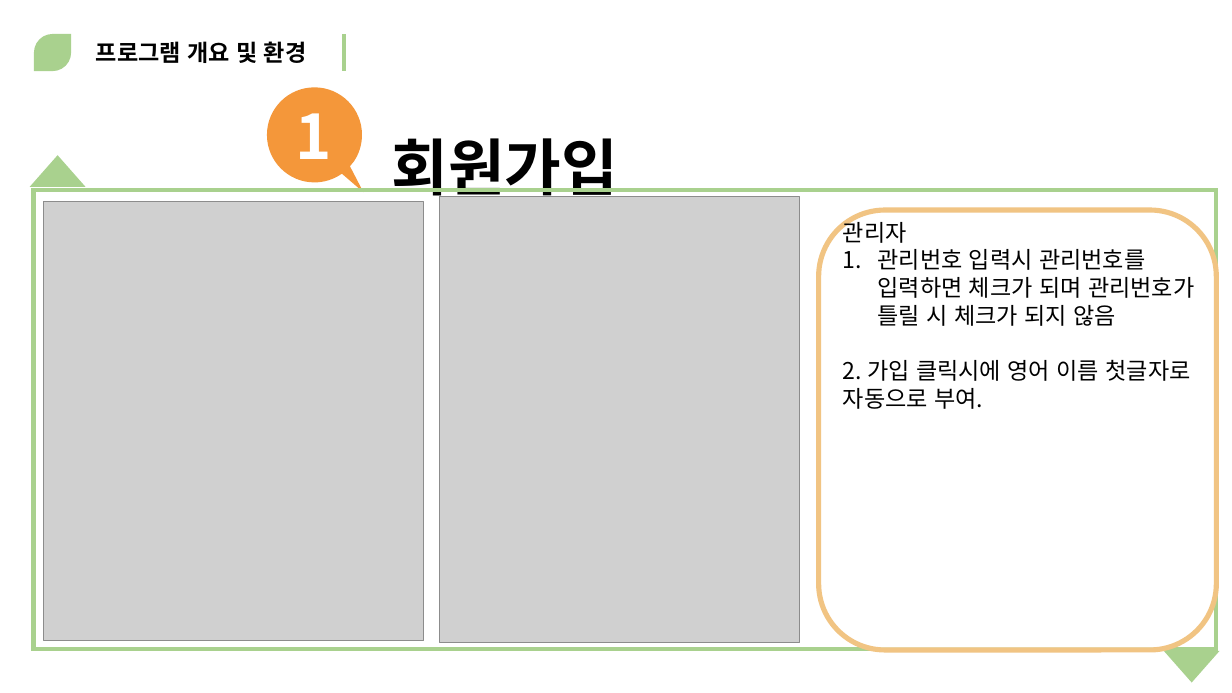
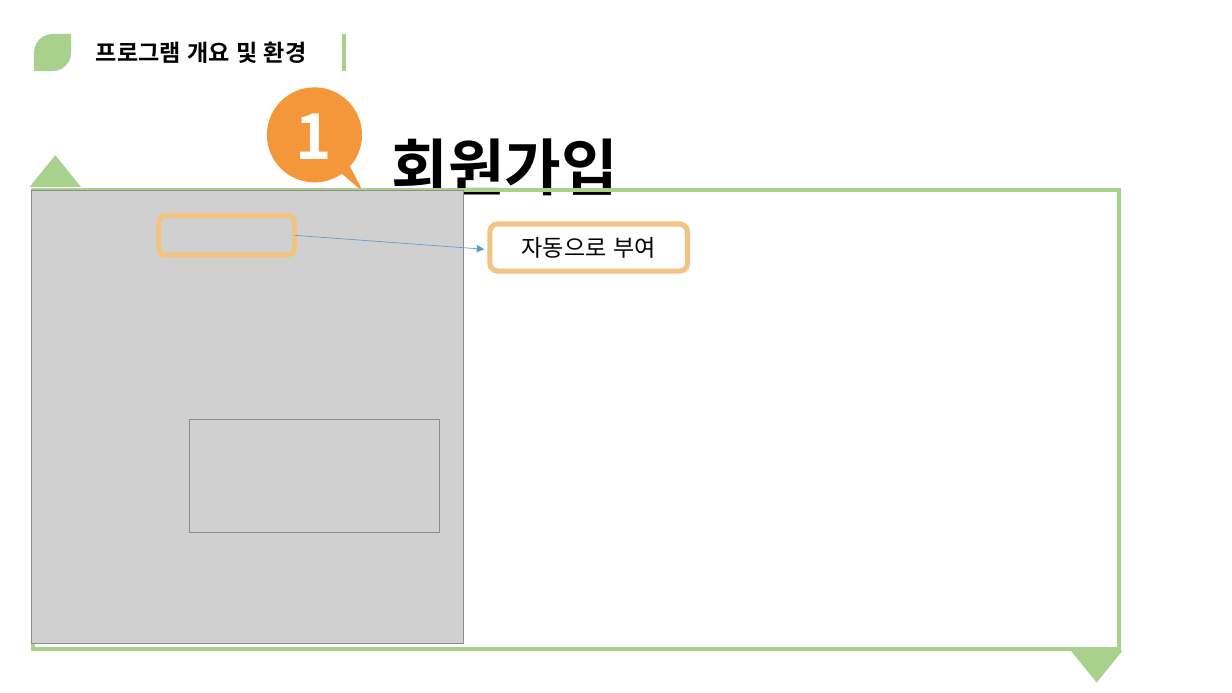
Before and after one commit to MinSu-Kim/java_web_male, a slide deck: slide 12 of document/사발면.pptx (slide 13 before the commit). Drawn at 1232x693 pixels with LibreOffice and Linux fonts; fonts in the diff are those of the drawing; grey boxes stand for pictures. Boxes give left, top, right and bottom in pixels: in the first picture for what was removed or moved away, otherwise in the second. Text is boxed around its words. In the diff, an @@ line names an element or a change of style, - is before the commit and + after.

```diff
--- a/document/사발면.pptx
+++ b/document/사발면.pptx
@@ triangle: place and size @@
-triangle at box(30, 155, 86, 187)
+triangle at box(30, 155, 81, 187)
@@ picture added at box(31, 190, 464, 643) @@
@@ rectangle: place and size @@
-rectangle at box(33, 190, 1216, 649)
+rectangle at box(33, 190, 1120, 649)
@@ picture: place and size @@
-picture at box(43, 201, 423, 640)
+picture at box(33, 192, 440, 643)
@@ picture removed at box(439, 197, 799, 642) @@
@@ rounded rectangle added at box(159, 215, 295, 255), outline #F1C483 4 pt @@
@@ arrow added from (295, 236) to (484, 250), #5B9BD5 0.5 pt @@
@@ rounded rectangle added at box(490, 224, 688, 271), fill #FFFFFF at 66% opacity, outline #F1C483 4 pt, 18 pt, text #000000 @@
+자동으로 부여
@@ rounded rectangle removed at box(819, 210, 1216, 650) @@
@@ text removed at box(843, 217, 1194, 409) @@
-관리자
-1. 관리번호 입력시 관리번호를 입력하면 체크가 되며 관리번호가 틀릴 시 체크가 되지 않음
-2. 가입 클릭시에 영어 이름 첫글자로 자동으로 부여.
@@ picture added at box(189, 420, 440, 532) @@
@@ triangle: place and size @@
-triangle at box(1164, 651, 1220, 682)
+triangle at box(1071, 651, 1123, 682)
```
Also in this commit, not shown: 23 other slides changed, 5 slides added.
